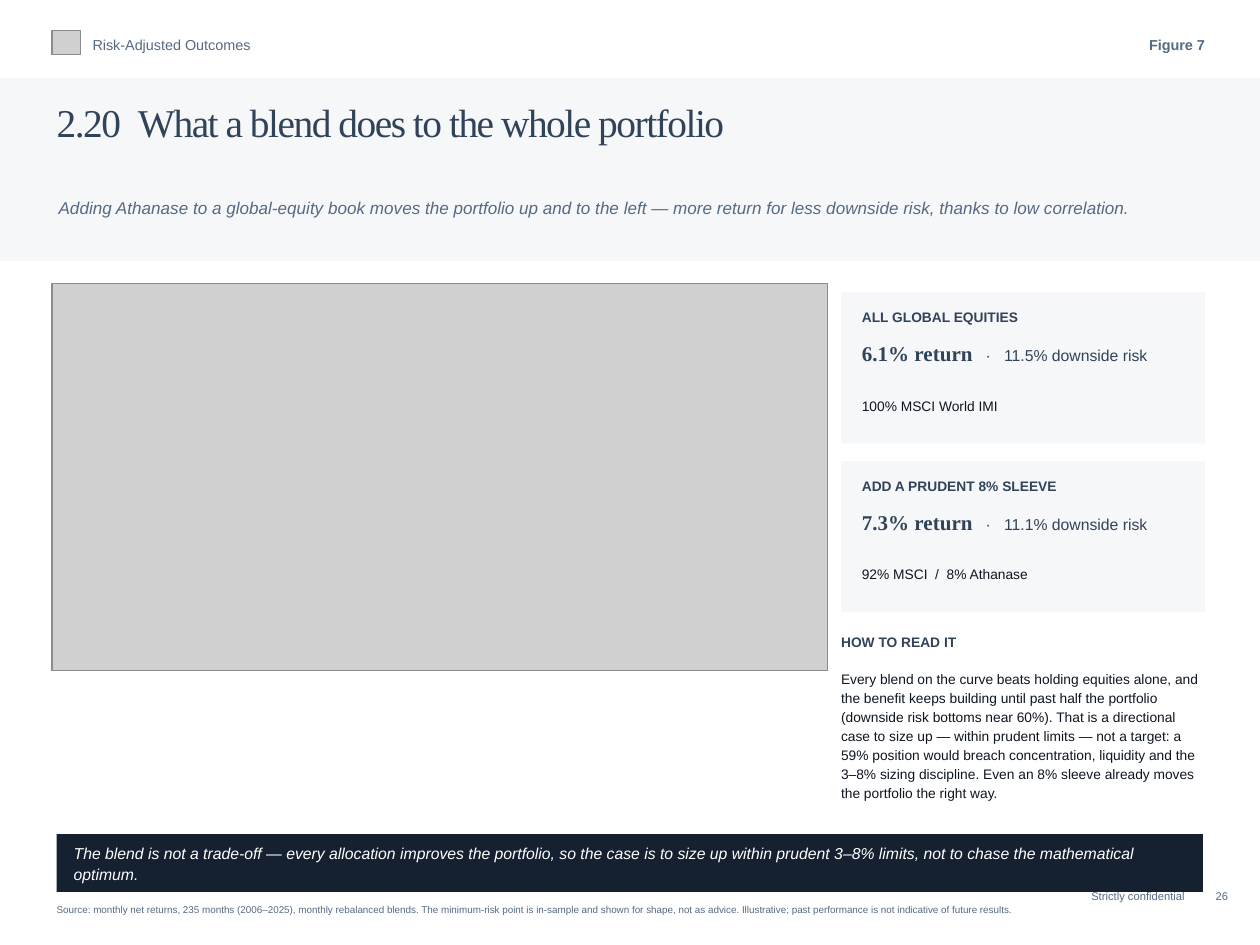
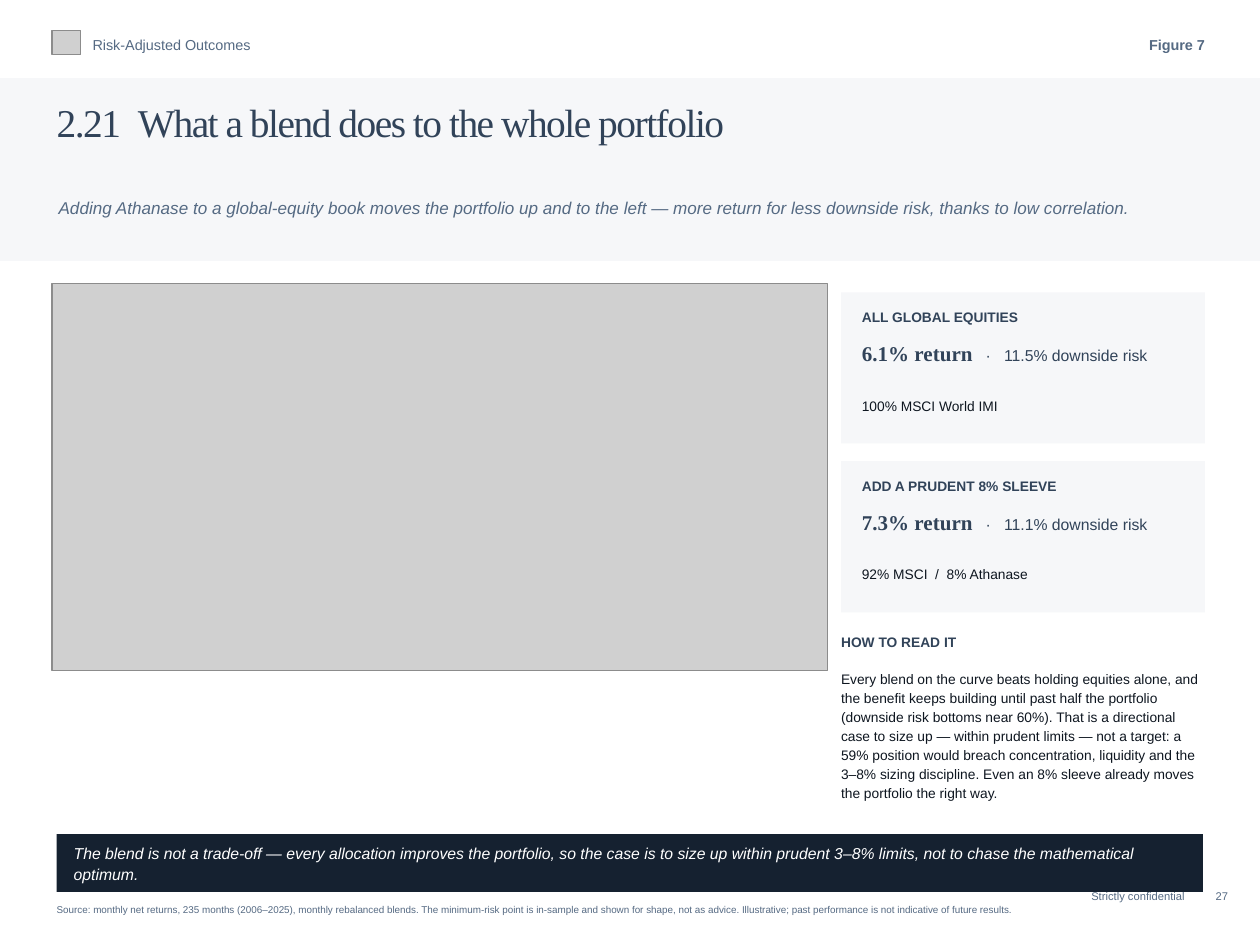
Before and after one commit to charette-lab/Claude, a slide deck: slide 30 of Athanase_Engaged_Ownership_Allocator_Deck.pptx (slide 29 before the commit). Drawn at 1260x945 pixels with LibreOffice and Linux fonts; fonts in the diff are those of the drawing; grey boxes stand for pictures. Boxes give left, top, right and bottom in pixels: in the first picture for what was removed or moved away, otherwise in the second. Text is boxed around its words. In the diff, an @@ line names an element or a change of style, - is before the commit and + after.

```diff
--- a/Athanase_Engaged_Ownership_Allocator_Deck.pptx
+++ b/Athanase_Engaged_Ownership_Allocator_Deck.pptx
@@ text at (x1=57, y1=109, x2=724, y2=145): text changed @@
-2.20 What a blend does to the whole portfolio
+2.21 What a blend does to the whole portfolio
@@ text at (x1=1091, y1=892, x2=1228, y2=903): text changed @@
-Strictly confidential 26
+Strictly confidential 27
```
Also in this commit, not shown: 15 other slides changed, 1 slide added, 1 other file.
